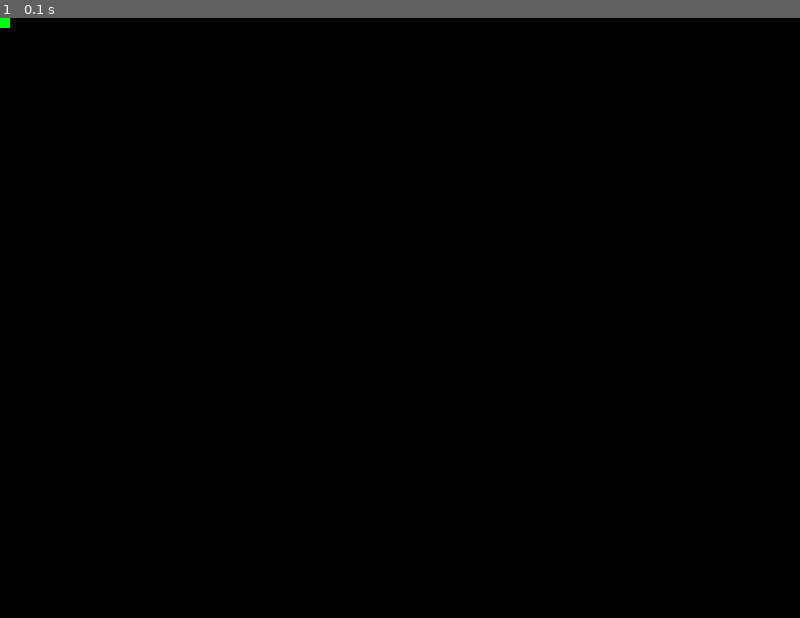
Above: before the commit, frame 1.
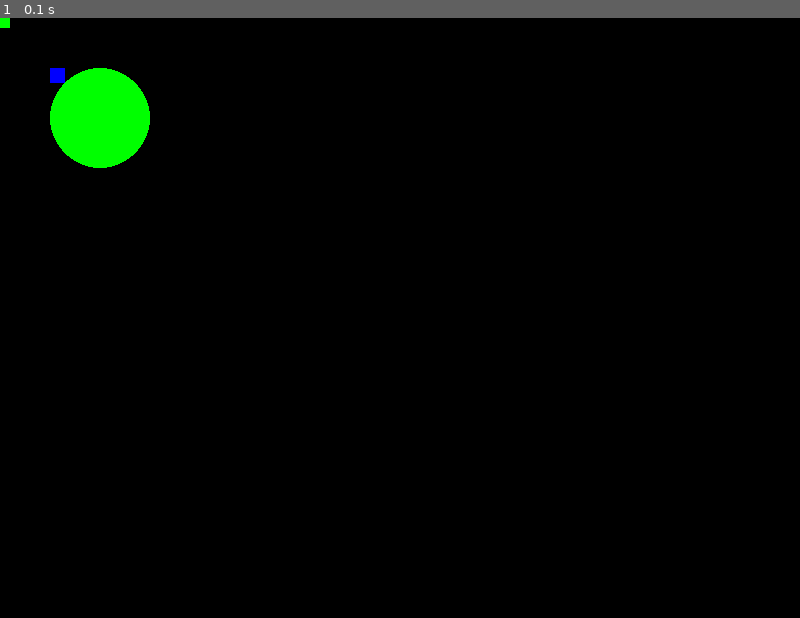
Above: after the commit, the same moment.

Repository: Mcsuper2/programming2a2
Game: pygame game, started from pygame/rectangle_practice.py
Same seed, same stepped clock (60 frames per second), same inputs: the game is played once before the commit and once after it.
Inputs:
- Up to frame 1 (0.1 s): no input

The runs differ from the first frame. In frame 1, 1.7% of the frame differs, in the area x 6-19%, y 8-25%.

Commit message:
Jan 12 2021 Finished Rectangle Practice

Diff:
--- a/pygame/rectangle_practice.py
+++ b/pygame/rectangle_practice.py
@@ -22,6 +22,16 @@
 
         self.colour = (0, 255, 0)
 
+class Rectangle2():
+    def __init__(self):
+        self.x = 50
+        self.y = 50
+
+        self.width = 15
+        self.height = 15
+
+        self.colour = (0, 0, 255)
+
 def main():
     pygame.init()
 
@@ -35,6 +45,7 @@
     clock = pygame.time.Clock()
 
     rectangle = Rectangle()
+    rectangle2 = Rectangle2()
 
     # ----- MAIN LOOP
     while not done:
@@ -48,7 +59,8 @@
         # ----- DRAW
         screen.fill(BLACK)
         pygame.draw.rect(screen, rectangle.colour, (rectangle.x, rectangle.y, rectangle.width, rectangle.height))
-
+        pygame.draw.rect(screen, rectangle2.colour, (rectangle2.x, rectangle2.y, rectangle2.width, rectangle2.height))
+        pygame.draw.circle(screen, (0, 255, 0), (100, 100), 50)
         # ----- UPDATE
         pygame.display.flip()
         clock.tick(60)
